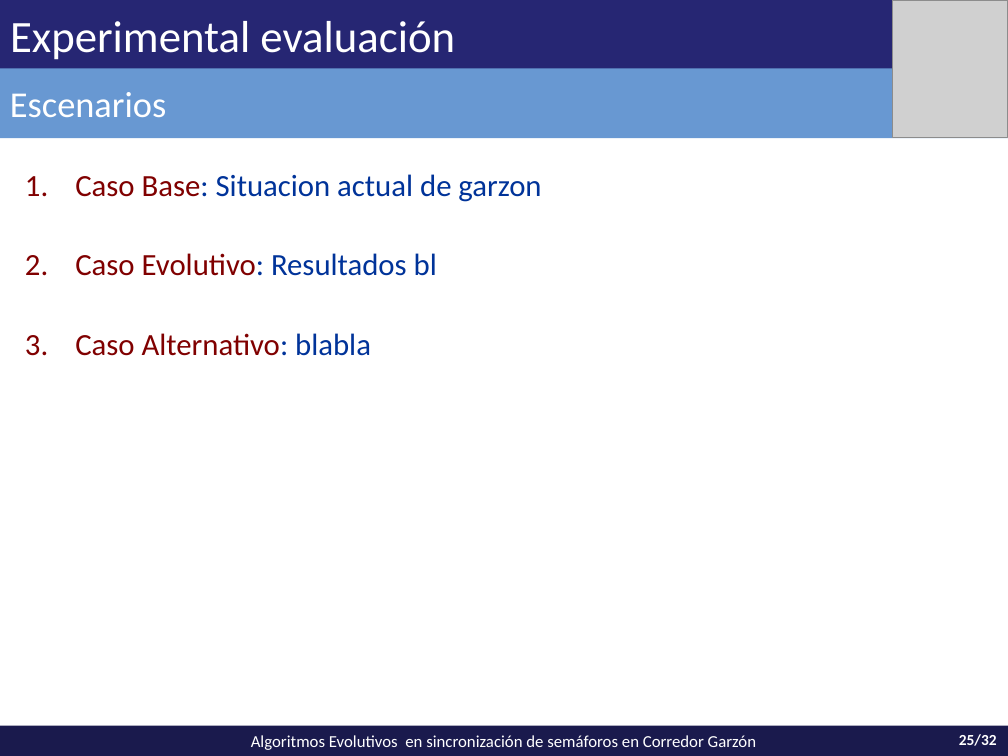
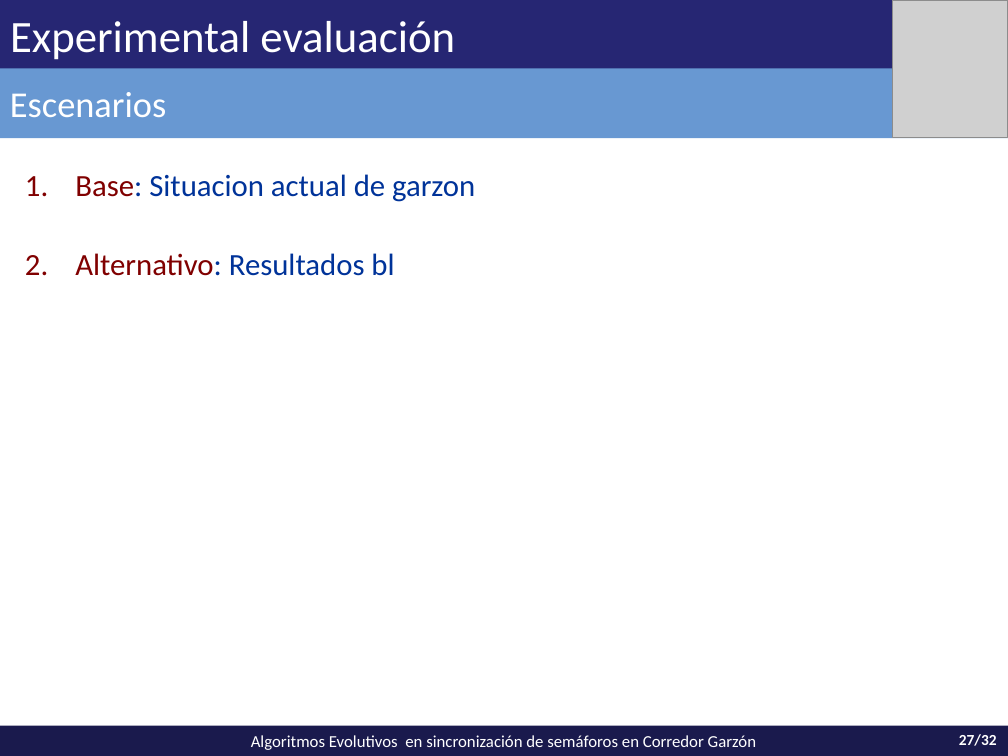
Before and after one commit to vitogit/proyecto-grado-garzon-2014, a slide deck: slide 27 of presentacion/Presentacion Garzon.pptx (slide 25 before the commit). Drawn at 1008x756 pixels with LibreOffice and Linux fonts; fonts in the diff are those of the drawing; grey boxes stand for pictures. Boxes give left, top, right and bottom in pixels: in the first picture for what was removed or moved away, otherwise in the second. Text is boxed around its words. In the diff, an @@ line names an element or a change of style, - is before the commit and + after.

```diff
--- a/presentacion/Presentacion Garzon.pptx
+++ b/presentacion/Presentacion Garzon.pptx
@@ text at box(75, 174, 475, 276): text changed @@
-  1. Caso Base: Situacion actual de garzon
-  2. Caso Evolutivo: Resultados bl
-  3. Caso Alternativo: blabla
+  1. Base: Situacion actual de garzon
+  2. Alternativo: Resultados bl
@@ page number at box(959, 734, 997, 746): text changed @@
-25/32
+27/32
```
Also in this commit, not shown: 13 other slides changed, 8 slides added, 4 slides removed, 1 other file.
